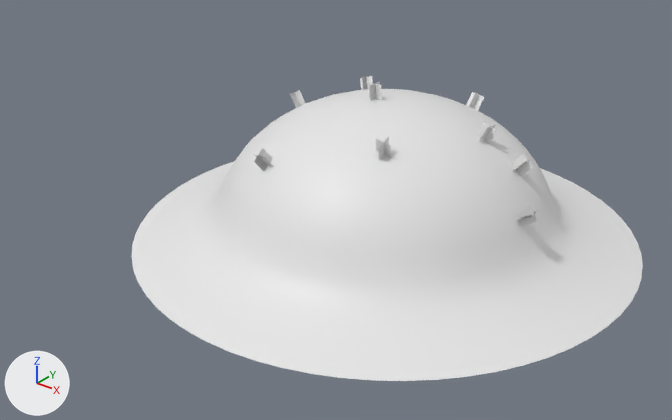
One commit to the FBX model Assets/Art/Objects/BURIAL.fbx: the scene before it, then after it.
Both versions are drawn from a 50 mm camera at (32.1, -45.2, 26.4) aimed at (-3.3, -1.0, -1.0). Arrows for +X, +Y and +Z are at lower left; the lights stay in place. Vertices at the same position are counted once.

In view in the first picture: 'Cylinder.001', 'Cylinder.001|Grass|Dupli|1', 'Cylinder.001|Grass|Dupli|2', 'Cylinder.001|Grass|Dupli|3', 'Cylinder.001|Grass|Dupli|4', 'Cylinder.001|Grass|Dupli|5', 'Cylinder.001|Grass|Dupli|6', 'Cylinder.001|Grass|Dupli|7', 'Cylinder.001|Grass|Dupli|8', 'Cylinder.001|Grass|Dupli|9'.
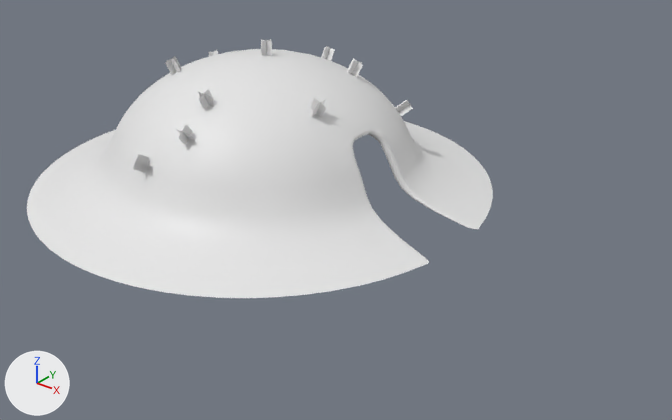
The change, as a diff of the scene's bpy script:
```diff
--- a/Assets/Art/Objects/BURIAL.fbx.py
+++ b/Assets/Art/Objects/BURIAL.fbx.py
@@ me_cylinder_002 @@
 me_cylinder_002.from_pydata(...)  # 1433 vertices, 1376 faces; spans x -1652.0..1652.0, y -207.0..712.0, z -1630.0..1652.0
 # used by ob_cylinder_001; location = (0.0, 0.0, 0.0); rotation_euler = (1.571, 0.0, 0.0), in degrees (90, 0, 0); scale = (0.01, 0.01, 0.01)
+# me_cylinder_002 part 1: the whole mesh is turned -90 degrees about the y axis through its middle, then moved by (-1099.0, 77.0, -11.0)
@@ ob_cylinder_001_grass_dupli_2 @@
 ob_cylinder_001_grass_dupli_2.parent = ob_cylinder_001
-ob_cylinder_001_grass_dupli_2.location = (-479.3, 559.8, -432.6)
-ob_cylinder_001_grass_dupli_2.rotation_euler = (-0.352, 1.233, -1.571)  # degrees (-20, 71, -90)
+ob_cylinder_001_grass_dupli_2.location = (-655.0, 637.0, -479.3)
+ob_cylinder_001_grass_dupli_2.rotation_euler = (0.316, 1.199, -1.571)  # degrees (18, 69, -90)
 ob_cylinder_001_grass_dupli_2.scale = (0.0497, 0.0497, 0.0497)
@@ ob_cylinder_001_grass_dupli_6 @@
 ob_cylinder_001_grass_dupli_6.parent = ob_cylinder_001
-ob_cylinder_001_grass_dupli_6.location = (322.8, 590.9, 480.9)
-ob_cylinder_001_grass_dupli_6.rotation_euler = (0.23, 1.927, -1.571)  # degrees (13, 110, -90)
+ob_cylinder_001_grass_dupli_6.location = (-1569.0, 668.1, 322.8)
+ob_cylinder_001_grass_dupli_6.rotation_euler = (-0.347, 1.815, -1.571)  # degrees (-20, 104, -90)
 ob_cylinder_001_grass_dupli_6.scale = (0.0497, 0.0497, 0.0497)
@@ ob_cylinder_001_grass_dupli_8 @@
 ob_cylinder_001_grass_dupli_8.parent = ob_cylinder_001
-ob_cylinder_001_grass_dupli_8.location = (837.0, 414.5, -169.9)
-ob_cylinder_001_grass_dupli_8.rotation_euler = (0.73, 1.392, -1.571)  # degrees (42, 80, -90)
+ob_cylinder_001_grass_dupli_8.location = (-917.7, 491.7, 837.0)
+ob_cylinder_001_grass_dupli_8.rotation_euler = (0.133, 2.309, -1.571)  # degrees (7.6, 132, -90)
 ob_cylinder_001_grass_dupli_8.scale = (0.0497, 0.0497, 0.0497)
@@ ob_cylinder_001_grass_dupli_7 @@
 ob_cylinder_001_grass_dupli_7.parent = ob_cylinder_001
-ob_cylinder_001_grass_dupli_7.location = (618.1, 567.6, -131.4)
-ob_cylinder_001_grass_dupli_7.rotation_euler = (0.46, 1.466, -1.571)  # degrees (26, 84, -90)
+ob_cylinder_001_grass_dupli_7.location = (-956.2, 644.8, 618.1)
+ob_cylinder_001_grass_dupli_7.rotation_euler = (0.0938, 2.033, -1.571)  # degrees (5.4, 116, -90)
 ob_cylinder_001_grass_dupli_7.scale = (0.0497, 0.0497, 0.0497)
@@ ob_cylinder_001_grass_dupli_4 @@
 ob_cylinder_001_grass_dupli_4.parent = ob_cylinder_001
-ob_cylinder_001_grass_dupli_4.location = (-86.79, 707.9, 10.64)
+ob_cylinder_001_grass_dupli_4.location = (-1098.0, 785.1, -86.79)
 ob_cylinder_001_grass_dupli_4.rotation_euler = (-0.0567, 1.578, -1.571)  # degrees (-3.2, 90, -90)
@@ ob_cylinder_001_grass_dupli_3 @@
 ob_cylinder_001_grass_dupli_3.parent = ob_cylinder_001
-ob_cylinder_001_grass_dupli_3.location = (-321.8, 444.5, 756.5)
+ob_cylinder_001_grass_dupli_3.location = (-1844.0, 521.7, -321.8)
 ob_cylinder_001_grass_dupli_3.rotation_euler = (-0.25, 2.221, -1.571)  # degrees (-14, 127, -90)
@@ ob_cylinder_001_grass_dupli_9 @@
 ob_cylinder_001_grass_dupli_9.parent = ob_cylinder_001
-ob_cylinder_001_grass_dupli_9.location = (1006.0, 231.0, 51.98)
-ob_cylinder_001_grass_dupli_9.rotation_euler = (1.004, 1.653, -1.571)  # degrees (58, 95, -90)
+ob_cylinder_001_grass_dupli_9.location = (-1140.0, 308.3, 1006.0)
+ob_cylinder_001_grass_dupli_9.rotation_euler = (-0.0443, 2.577, -1.571)  # degrees (-2.5, 148, -90)
 ob_cylinder_001_grass_dupli_9.scale = (0.0497, 0.0497, 0.0497)
@@ ob_cylinder_001_grass_dupli_1 @@
 ob_cylinder_001_grass_dupli_1.parent = ob_cylinder_001
-ob_cylinder_001_grass_dupli_1.location = (-716.0, 519.9, -2.18)
-ob_cylinder_001_grass_dupli_1.rotation_euler = (-0.561, 1.569, -1.571)  # degrees (-32, 90, -90)
+ob_cylinder_001_grass_dupli_1.location = (-1085.0, 597.1, -716.0)
+ob_cylinder_001_grass_dupli_1.rotation_euler = (0.00161, 1.01, -1.571)  # degrees (0.1, 58, -90)
 ob_cylinder_001_grass_dupli_1.scale = (0.0497, 0.0497, 0.0497)
@@ ob_cylinder_001_grass_dupli_5 @@
 ob_cylinder_001_grass_dupli_5.parent = ob_cylinder_001
-ob_cylinder_001_grass_dupli_5.location = (210.0, 522.6, -681.9)
-ob_cylinder_001_grass_dupli_5.rotation_euler = (0.155, 1.037, -1.571)  # degrees (8.9, 59, -90)
+ob_cylinder_001_grass_dupli_5.location = (-405.7, 599.8, 210.0)
+ob_cylinder_001_grass_dupli_5.rotation_euler = (0.527, 1.75, -1.571)  # degrees (30, 100, -90)
 ob_cylinder_001_grass_dupli_5.scale = (0.0497, 0.0497, 0.0497)
```

Pixel boxes [x1, y1, x2, y2] of what changed, in the pictures (672 x 420 px):
'Cylinder.001', mesh turned: before [132, 89, 643, 381]; after [27, 49, 493, 298]
'Cylinder.001|Grass|Dupli|8', moved, turned: before [512, 153, 533, 176]; after [176, 125, 195, 145]
'Cylinder.001|Grass|Dupli|9', moved, turned: before [517, 206, 538, 225]; after [133, 154, 150, 173]
'Cylinder.001|Grass|Dupli|7', moved, turned: before [477, 122, 497, 144]; after [198, 89, 214, 109]
'Cylinder.001|Grass|Dupli|6', moved, turned: before [376, 137, 391, 159]; after [165, 56, 182, 75]
'Cylinder.001|Grass|Dupli|4', moved: before [368, 81, 382, 101]; after [261, 39, 272, 56]
'Cylinder.001|Grass|Dupli|5', moved, turned: before [466, 92, 484, 111]; after [311, 98, 326, 118]
'Cylinder.001|Grass|Dupli|2', moved, turned: before [360, 76, 373, 90]; after [347, 58, 363, 78]
'Cylinder.001|Grass|Dupli|1', moved, turned: before [290, 90, 306, 108]; after [321, 46, 335, 61]
'Cylinder.001|Grass|Dupli|3', moved: before [253, 148, 273, 171]; after [208, 50, 218, 56]
